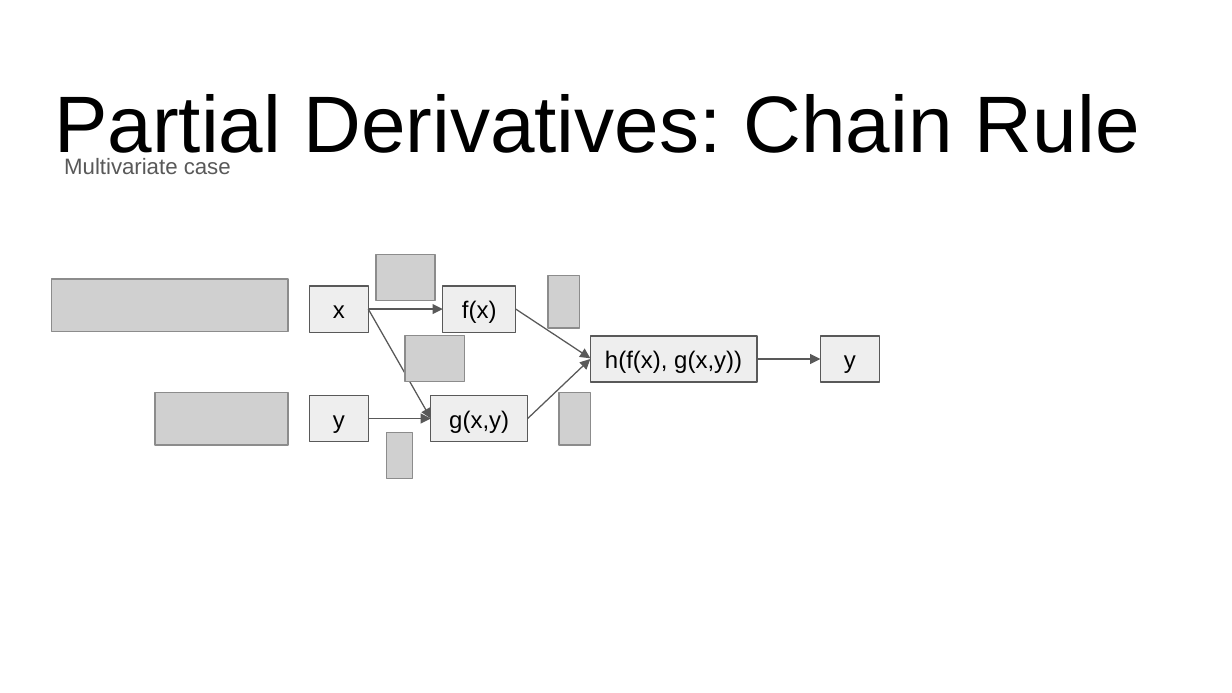
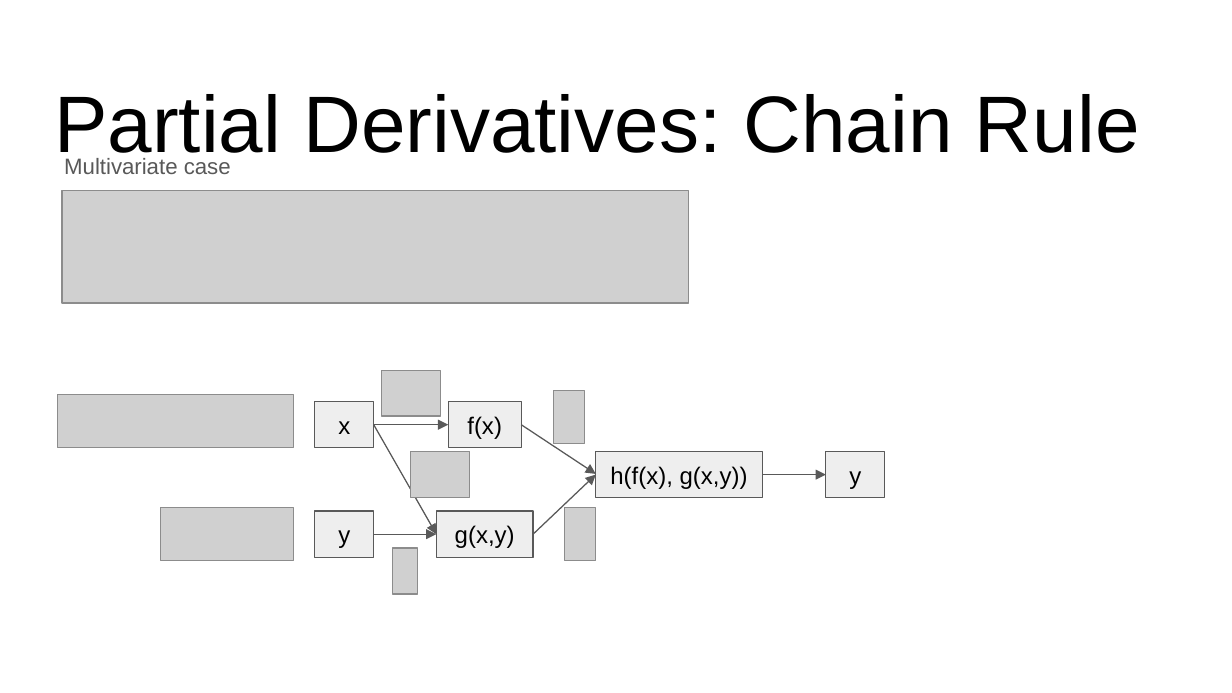
Before and after one commit to ankur6ue/deep-learning-course, a slide deck: slide 15 of Module 1/class_1.3/deep_learning_course_class_1.3.pptx (slide 12 before the commit). Drawn at 1232x693 pixels with LibreOffice and Linux fonts; fonts in the diff are those of the drawing; grey boxes stand for pictures. Boxes give left, top, right and bottom in pixels: in the first picture for what was removed or moved away, otherwise in the second. Text is boxed around its words. In the diff, an @@ line names an element or a change of style, - is before the commit and + after.

```diff
--- a/Module 1/class_1.3/deep_learning_course_class_1.3.pptx
+++ b/Module 1/class_1.3/deep_learning_course_class_1.3.pptx
@@ picture added at [62, 191, 687, 303] @@
@@ 7 pictures, 6 rectangles, 2 arrows: place and size @@
-7 pictures, 6 rectangles, 2 arrows at [52, 255, 880, 479]
+7 pictures, 6 rectangles, 2 arrows at [58, 371, 885, 595]
@@ arrow moved from (368, 419) - (431, 419) to (373, 425) - (448, 425) @@
@@ arrow moved from (527, 419) - (590, 359) to (521, 425) - (596, 474) @@
@@ arrow moved from (516, 309) - (590, 359) to (533, 535) - (596, 474) @@
@@ arrow moved from (368, 309) - (442, 309) to (373, 535) - (436, 535) @@
```
Also in this commit, not shown: 8 other slides changed, 4 slides added, 1 slide removed, 1 other file.
